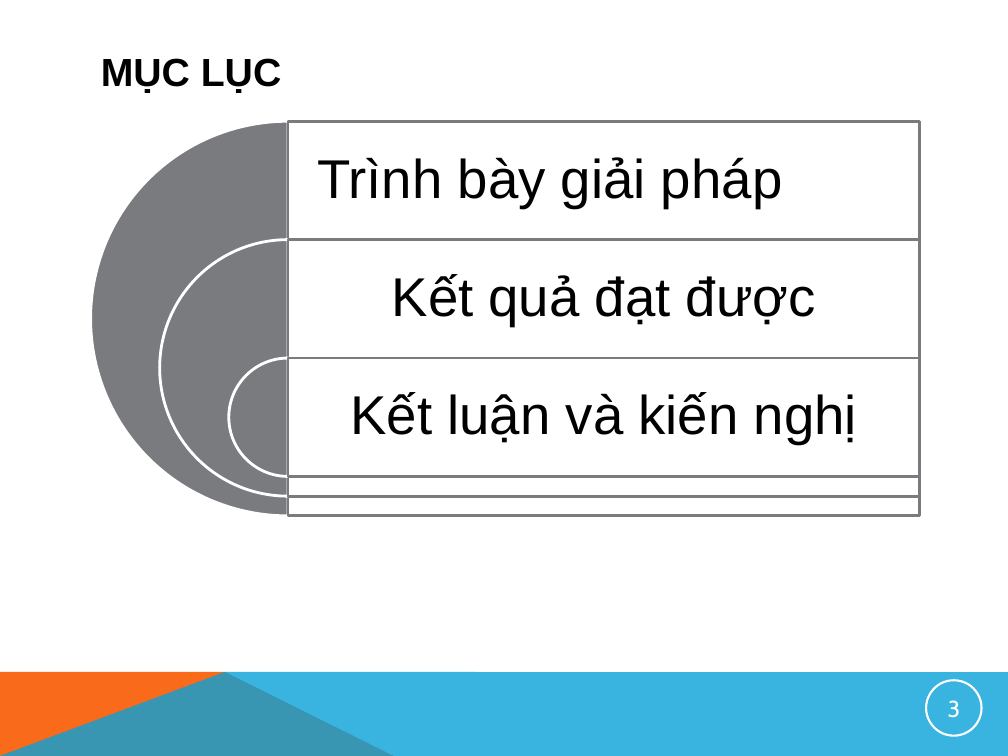
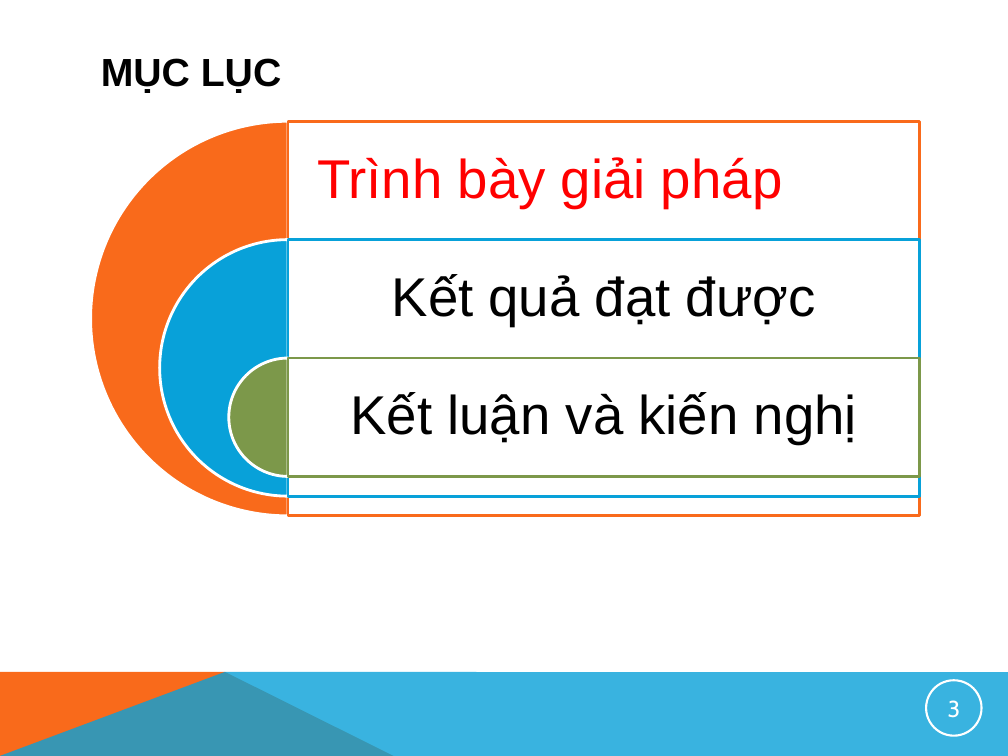
Before and after one commit to HoshikiShiro/Nhom4, a slide deck: slide 3 of Nhom4.pptx. Drawn at 1008x756 pixels with LibreOffice and Linux fonts; fonts in the diff are those of the drawing; background and template pictures are left out. Boxes give left, top, right and bottom in pixels: in the first picture for what was removed or moved away, otherwise in the second. Text is boxed around its words. In the diff, an @@ line names an element or a change of style, - is before the commit and + after.

```diff
--- a/Nhom4.pptx
+++ b/Nhom4.pptx
@@ pie slice (boxed as its full ellipse) at <box>91,121,485,515</box>: fill #797B7E to #F96A1B @@
@@ text "Trình bày giải pháp" at <box>317,157,782,208</box>: text colour #000000 to #FF0000 @@
@@ rectangle at <box>288,121,920,515</box>: outline #797B7E 2 pt to #F96A1B 2 pt @@
@@ pie slice (boxed as its full ellipse) at <box>159,240,415,496</box>: fill #797B7E to #08A1D9 @@
@@ rectangle at <box>288,240,920,496</box>: outline #797B7E 2 pt to #08A1D9 2 pt @@
@@ pie slice (boxed as its full ellipse) at <box>229,358,347,476</box>: fill #797B7E to #7C984A @@
@@ rectangle at <box>288,358,920,476</box>: outline #797B7E 2 pt to #7C984A 2 pt @@
```
Also in this commit, not shown: 2 other slides changed, 10 slides added.
